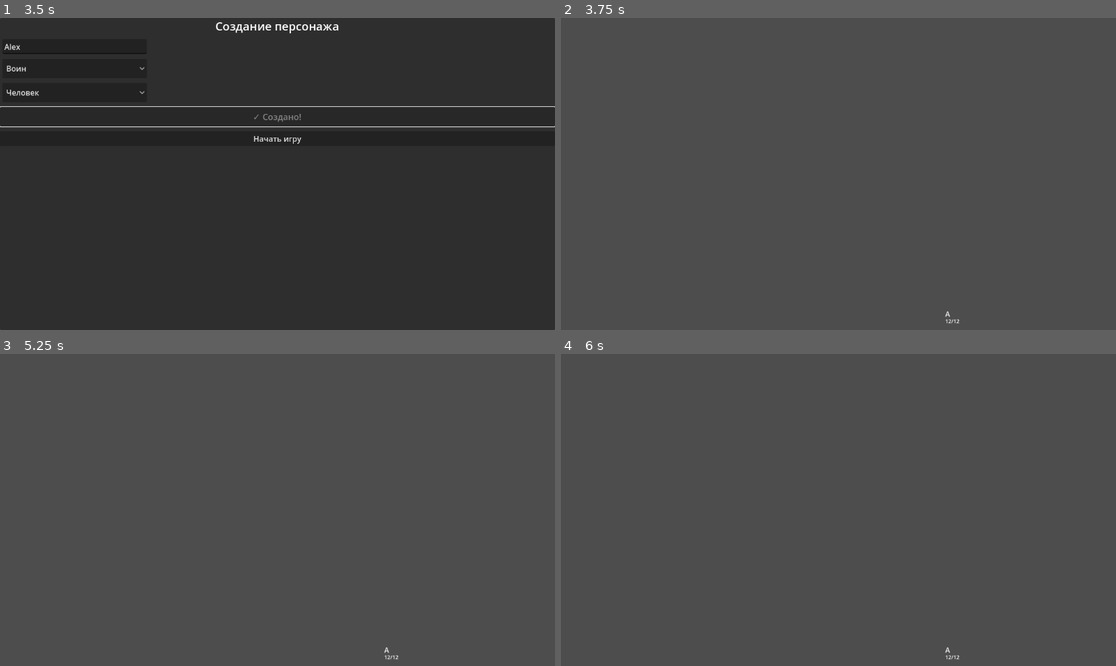
Above: before the commit, frames 1-4 (two rows, left to right).
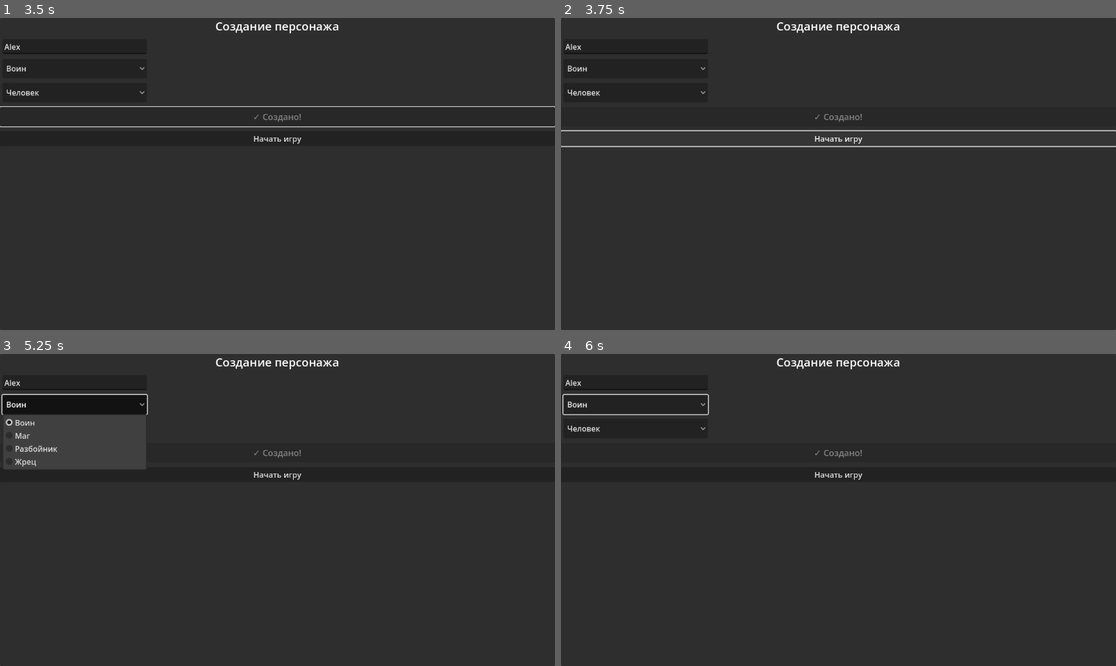
Above: after the commit, the same moments.

Repository: Deniseks239/tactical-rpg-ai-v-2
Game: Godot game, scene res://scenes/character_creator.tscn
Two runs of this game, one before a commit and one after it. Both use one fixed random seed, a clock stepped at 60 frames per second and the inputs below.
Inputs (mouse positions are in pixels of both pictures, inside the frame that each line leads up to):
- Up to frame 1 (3.5 s): click (72, 46) at 0.52 s; type "Alex" at 0.6 s; click "Воин" at 1.25 s; click "Человек" at 2 s; click "Создать персонажа" at 2.75 s
- Up to frame 2 (3.75 s): click "Начать игру" at 3.5 s
- Up to frame 3 (5.25 s): click (277, 475) at 4.25 s, where only the run after the commit has a clickable "Начать игру"; click (72, 403) at 5 s, where only the run after the commit has a clickable "Воин"
- Up to frame 4 (6 s): click (633, 428) at 5.75 s, where only the run after the commit has a clickable "Человек"

Frame 1 is identical in both runs. In frame 2, 95% of the frame differs, in the area x 0-100%, y 0-100%; in frame 3, 96%; in frame 4, 100%.
Error after the commit: Parse Error: Identifier "PromptTemplates" not declared in the current scope. (res://scripts/game/game_controller.gd:61)

Commit message:
Update game_controller.gd

Diff:
--- a/scripts/game/game_controller.gd
+++ b/scripts/game/game_controller.gd
@@ -58,17 +58,7 @@
 
 func _start_game():
 	print("Запрос к AI на текстовое описание начальной локации")
-
-	# Простой промпт, который просит только текст, без JSON
-	var prompt = """
-Ты — мастер подземелий. Опиши первую локацию для начала приключения.
-Локация должна быть небольшой (примерно 8x8 клеток), подземельем или пещерой.
-Опиши её в 2-3 предложениях.
-Упомяни, что там есть: например, каких врагов (гоблины, скелеты) и что есть выход (дверь).
-Не используй JSON, просто текст.
-"""
-
-	# Отправляем запрос с типом "location_text"
+	var prompt = PromptTemplates.get_start_location_prompt()
 	ai_client.send_request([{"role": "user", "content": prompt}], {}, {}, "location_text")
 func _get_players_info() -> Array:
 	var players = []
